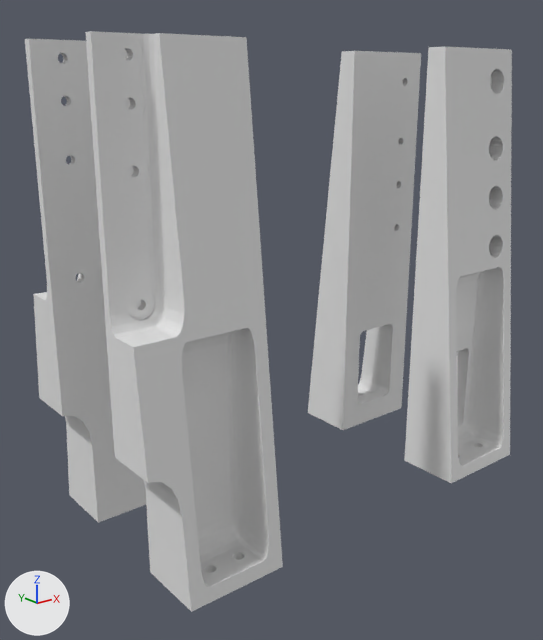
The Blender file sling/avionics_brackets/center_stack.blend: old version first, new version second.
Rendered twice from a camera (50 mm lens) standing at (-236.0, -302.0, 203.0) and looking at (-12.0, -22.0, 91.0). Lighting does not change. The marker at lower left points along +X, +Y and +Z.
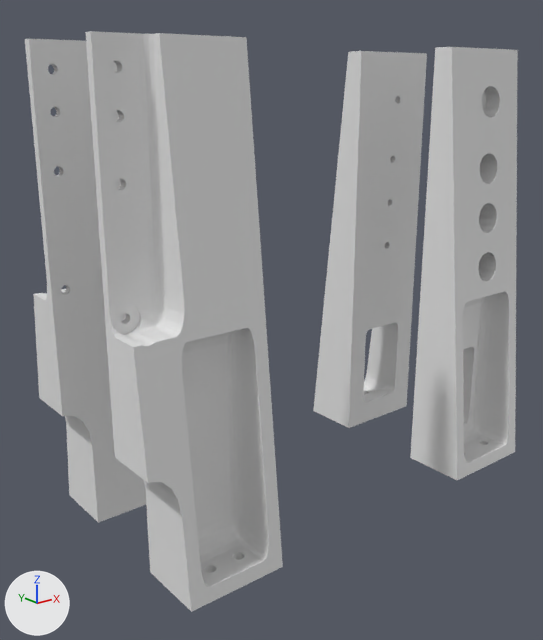
Not drawn themselves, but carrying or shaping drawn objects: ob_m4_hole_004, ob_m4_hole_005, ob_m4_hole_006, ob_m4_hole, ob_m4_hole_001, ob_m4_hole_002, ob_m4_hole_003, ob_m4_hole_007, ob_rear_pylon_bottom_cutout, ob_m5_pylon_hole_1, ob_m5_pylon_hole_2, ob_pylon_bottom_hole, ob_m4_hole_008, ob_m4_hole_009, ob_m4_hole_010.

Boxes (x1, y1, x2, y2) around the edits, measured in the pictures (543 x 640 px; the box of a moved part takes in the faces that stretch with it):
'Cube', reshaped, mesh rescaled, mesh moved, modifiers changed
    before: (25, 31, 512, 612)
    after: (25, 31, 518, 612)
part 1 of me_cube, moved or reshaped
    before: (29, 33, 512, 612)
    after: (29, 33, 518, 612)
part 2 of me_cylinder_002, moved or reshaped
    before: (77, 273, 156, 321)
    after: (43, 285, 155, 346)
part 3 of me_cube_003, moved or reshaped
    before: (308, 47, 451, 483)
    after: (313, 47, 457, 480)
part 4 of me_cube_001, moved or reshaped
    before: (359, 267, 504, 442)
    after: (365, 291, 509, 440)

What changed in the scene script:
```text
Change me_cube:
    where me_cube.from_pydata(...)  # 8 vertices, 6 faces; spans x -1.0..1.0, y 1.0..2.32, z 0.0..2.27
    used by ob_cube; location = (0.0, -25.0, 0.0); scale = (115.0, 25.0, 96.9)
    me_cube part 1: the whole mesh is scaled about its middle by (1.02, 1, 1), then moved by (0.02, 0.0, 0.0)
Change me_cylinder_002:
    where me_cylinder_002.from_pydata(...)  # 128 vertices, 98 faces; spans x -2.89..2.89, y -2.89..2.89, z -1.63..2.0
    used by ob_m4_hole_002; location = (-101.6, 4.0, 122.3); rotation_euler = (1.571, 0.0, 0.0), in degrees (90, 0, 0); scale = (2.1, 2.1, 25.0)
    me_cylinder_002 part 2: the whole mesh is moved by (3.15, -0.09, 0.03)
Change me_cube_003:
    where me_cube_003.from_pydata(...)  # 8 vertices, 6 faces; spans x -0.88..1.0, y -1.0..1.0, z -1.0..1.0
    used by ob_center_cutout; location = (0.0, 28.27, 50.11); scale = (62.0, 43.9, 282.0)
    me_cube_003 part 3: the whole mesh is scaled about its middle by (1.04, 1, 1), then moved by (0.04, 0.0, 0.0)
Change me_cube_001:
    where me_cube_001.from_pydata(...)  # 8 vertices, 6 faces; spans x -1.0..1.0, y -1.0..1.0, z -1.0..1.0
    used by ob_rear_pylon_bottom_cutout; location = (88.27, 51.96, 58.37); scale = (20.4, 43.9, 51.5)
    me_cube_001 part 4: the whole mesh is scaled about its middle by (1, 1, 0.864), then moved by (0.0, 0.0, -0.14)
Change ob_cube:
    where _m = ob_cube.modifiers.new('Boolean.004', 'BOOLEAN')
    _m.object: ob_m4_hole_004 -> ob_m4_hole_008
    where _m = ob_cube.modifiers.new('Boolean.005', 'BOOLEAN')
    _m.object: ob_m4_hole_005 -> ob_m4_hole_009
    where _m = ob_cube.modifiers.new('Boolean.006', 'BOOLEAN')
    _m.object: ob_m4_hole_006 -> ob_m4_hole_010
Change ob_m4_hole:
    ob_m4_hole.location: (102.6, 4.0, 204.4) -> (-115.2, 4.829, 118.4)
Change ob_m4_hole_001:
    ob_m4_hole_001.location: (-101.6, 4.0, 196.5) -> (-115.2, 4.829, 118.4)
Change ob_m4_hole_002:
    ob_m4_hole_002.location: (-101.6, 4.0, 122.3) -> (-115.2, 4.829, 118.4)
Change ob_m4_hole_003:
    ob_m4_hole_003.location: (-101.6, 4.0, 213.0) -> (-115.2, 4.829, 118.4)
    ob_m4_hole_003.rotation_euler: (1.571, 0.0, 0.0) -> (1.571, 0.0276, 0.0)  # degrees (90, 0, 0) -> degrees (90, 1.6, 0)
Remove ob_m4_hole_004:
    ob_m4_hole_004 = bpy.data.objects.new('M4 hole.004', me_cylinder_004)
Remove ob_m4_hole_005:
    ob_m4_hole_005 = bpy.data.objects.new('M4 hole.005', me_cylinder_005)
Remove ob_m4_hole_006:
    ob_m4_hole_006 = bpy.data.objects.new('M4 hole.006', me_cylinder_006)
Change ob_m4_hole_007:
    ob_m4_hole_007.location: (-101.6, 4.0, 172.8) -> (-115.2, 4.829, 118.4)
    ob_m4_hole_007.rotation_euler: (1.571, 0.0, 0.0) -> (1.571, 0.0276, 0.0)  # degrees (90, 0, 0) -> degrees (90, 1.6, 0)
Change ob_rear_pylon_bottom_cutout:
    ob_rear_pylon_bottom_cutout.location: (88.27, 51.96, 58.37) -> (93.28, 51.96, 58.37)
Change ob_m5_pylon_hole_1:
    ob_m5_pylon_hole_1.location: (77.85, 22.4, 8.07) -> (82.86, 22.4, 8.07)
Change ob_m5_pylon_hole_2:
    ob_m5_pylon_hole_2.location: (98.53, 22.43, 8.07) -> (103.5, 22.43, 8.07)
Change ob_pylon_bottom_hole:
    ob_pylon_bottom_hole.location: (88.27, 51.96, 37.29) -> (93.28, 51.96, 37.29)
Add ob_m4_hole_008:
    ob_m4_hole_008 = bpy.data.objects.new('M4 hole.008', me_cylinder_012)  # 128 vertices, 98 faces; spans x 96.04..103.33, y 19.76..27.06, z -1.6..2.03
    ob_m4_hole_008.location = (-115.2, 4.829, 118.4)
    ob_m4_hole_008.rotation_euler = (1.571, 0.0276, 0.0)  # degrees (90, 1.6, 0)
    ob_m4_hole_008.scale = (2.1, 2.1, 25.0)
Add ob_m4_hole_009:
    ob_m4_hole_009 = bpy.data.objects.new('M4 hole.009', me_cylinder_015)  # 128 vertices, 98 faces; spans x 96.04..103.33, y 7.86..15.16, z -1.6..2.03
    ob_m4_hole_009.location = (-115.2, 4.829, 118.4)
    ob_m4_hole_009.rotation_euler = (1.571, 0.0276, 0.0)  # degrees (90, 1.6, 0)
    ob_m4_hole_009.scale = (2.1, 2.1, 25.0)
Add ob_m4_hole_010:
    ob_m4_hole_010 = bpy.data.objects.new('M4 hole.010', me_cylinder_016)  # 128 vertices, 98 faces; spans x 96.04..103.33, y -4.24..3.06, z -1.6..2.03
    ob_m4_hole_010.location = (-115.2, 4.829, 118.4)
    ob_m4_hole_010.rotation_euler = (1.571, 0.0276, 0.0)  # degrees (90, 1.6, 0)
    ob_m4_hole_010.scale = (2.1, 2.1, 25.0)
```
